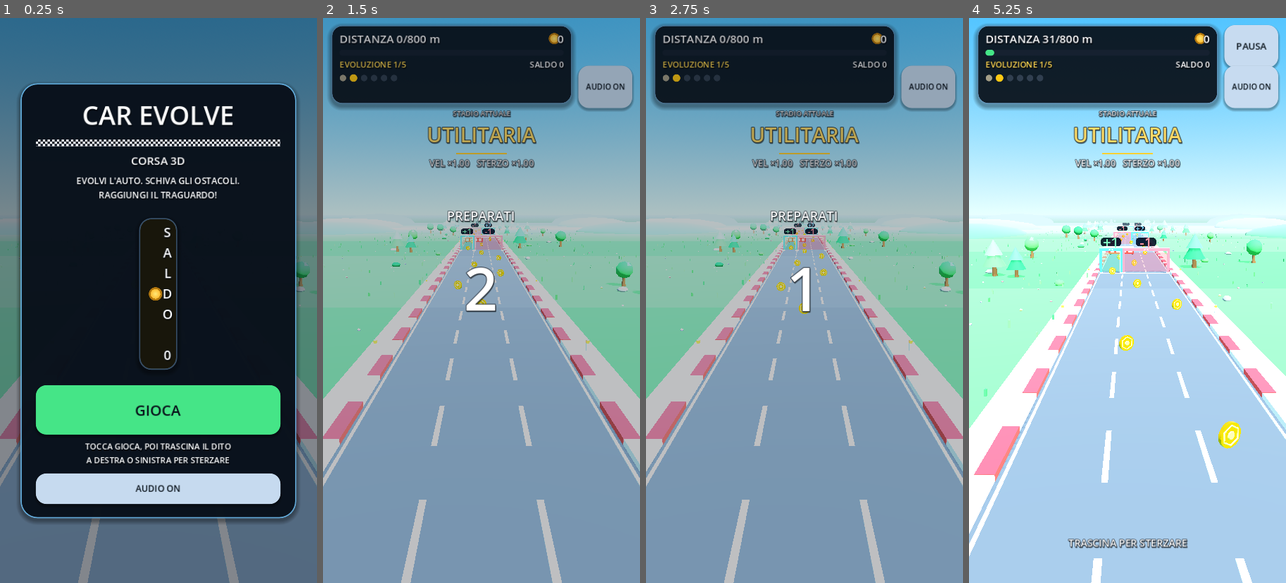
Above: before the commit, frames 1-4 (left to right).
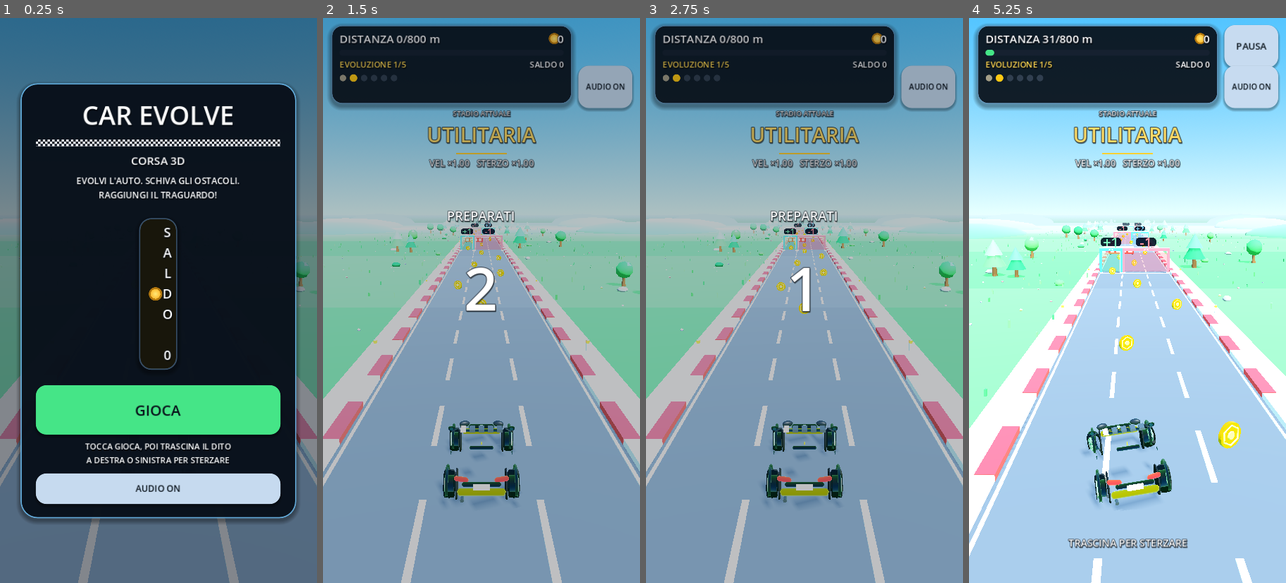
Above: after the commit, the same moments.

Repository: wraixxfn-create/GiocoMobile
Game: Godot game, scene res://scenes/Main.tscn
Same seed, same stepped clock (60 frames per second), same inputs: the game is played once before the commit and once after it.
Inputs (mouse positions are in pixels of both pictures, inside the frame that each line leads up to):
- Up to frame 1 (0.25 s): no input
- Up to frame 2 (1.5 s): click "GIOCA" at 0.5 s; click "AUDIO ON" at 1.25 s
- Up to frame 3 (2.75 s): tap Enter at 2 s; move the mouse to (874, 272) at 2.02 s; hold Right (ui_right) from 2.03 s (still down); tap 1 at 2.1 s; click (874, 272) at 2.17 s
- Up to frame 4 (5.25 s): release Right (ui_right) at 2.75 s; tap Space at 2.75 s; drag from (1064, 328) to (1111, 413) at 2.77 s; move the mouse to (1159, 176) at 3.52 s; hold Right (ui_right) 3.53-4.25 s; tap 3 at 3.6 s; drag from (1111, 413) to (1032, 215) at 4.27 s; move the mouse to (1222, 385) at 5.02 s; hold Left (ui_left) from 5.03 s (still down); tap 5 at 5.1 s

The runs differ from the first frame. In frame 2, 1.6% of the frame differs, in the area x 36-63%, y 71-87%; in frame 3, 1.6%; in frame 4, 1.9%, in the area x 36-64%, y 70-87%.
Error before the commit: Parse Error: Cannot infer the type of "wzn" variable because the value doesn't have a set type. (res://scripts/player/CarModelBuilder.gd:383)

Commit message:
fix(player): tipi espliciti per Godot 4.3 e test in CI
Co-authored-by: arena-agent <297053741+arena-agent@users.noreply.github.com>

Diff:
--- a/scripts/player/CarBodyFactory.gd
+++ b/scripts/player/CarBodyFactory.gd
@@ -214,8 +214,8 @@
 			var d := i * tube_segments + j2
 			indices.append_array(PackedInt32Array([a, b, c, a, c, d]))
 	# Tappi alle estremità (ventaglio dal centro del tubo).
-	for end_i in [0, segments]:
-		var a := a0 if end_i == 0 else a1
+	for end_i: int in [0, segments]:
+		var a: float = a0 if end_i == 0 else a1
 		var ci := verts.size()
 		verts.append(Vector3(ring_radius * cos(a), ring_radius * sin(a), 0.0))
 		uvs.append(Vector2(0.5, 0.5))
--- a/scripts/player/CarModelBuilder.gd
+++ b/scripts/player/CarModelBuilder.gd
@@ -332,7 +332,7 @@
 		return 0.0
 	var half := profile.wheel_radius * 1.45
 	var lift := 0.0
-	for wz in [-profile.wheel_base_z, profile.wheel_base_z]:
+	for wz: float in [-profile.wheel_base_z, profile.wheel_base_z]:
 		var dz := absf(z - wz)
 		if dz < half:
 			var shape := 0.5 + 0.5 * cos(PI * dz / half)
@@ -351,7 +351,7 @@
 	var radius := (h * h + rise * rise) / (2.0 * rise)
 	var center_y := crown - radius
 	var bottom := base_bottom
-	for wz in [-profile.wheel_base_z, profile.wheel_base_z]:
+	for wz: float in [-profile.wheel_base_z, profile.wheel_base_z]:
 		var dz := absf(z - wz)
 		if dz < h:
 			bottom = maxf(bottom, center_y + sqrt(maxf(radius * radius - dz * dz, 0.0)))
@@ -379,8 +379,8 @@
 	var zn_set := {}
 	for i in 29:
 		zn_set[float(i) / 28.0] = true
-	for wz in [-profile.wheel_base_z, profile.wheel_base_z]:
-		var wzn := (wz + length * 0.5) / length
+	for wz: float in [-profile.wheel_base_z, profile.wheel_base_z]:
+		var wzn: float = (wz + length * 0.5) / length
 		for k in range(-4, 5):
 			zn_set[clampf(wzn + float(k) * 0.02, 0.0, 1.0)] = true
 	zn_set[0.012] = true
@@ -423,7 +423,7 @@
 	var gt_set := {}
 	for i in 21:
 		gt_set[float(i) / 20.0] = true
-	for edge in [pillars_b.x, pillars_b.y, pillars_c.x, pillars_c.y, roof_range.x, roof_range.y]:
+	for edge: float in [pillars_b.x, pillars_b.y, pillars_c.x, pillars_c.y, roof_range.x, roof_range.y]:
 		gt_set[edge] = true
 	var gt_list := gt_set.keys()
 	gt_list.sort()
@@ -741,7 +741,7 @@
 	for side in sides:
 		var suffix := "L" if side < 0.0 else "R"
 		var door := 0
-		for hz_f in [0.44, 0.62]:
+		for hz_f: float in [0.44, 0.62]:
 			var hx := hw * CarBodyFactory.catmull_rom_1d(bp["body_w"], hz_f) * 0.965
 			body.add_child(_instance(
 				"Handle%s%d" % [suffix, door], handle_mesh, m["trim"],
Not shown, changed: .github/workflows/visual-ci.yml
